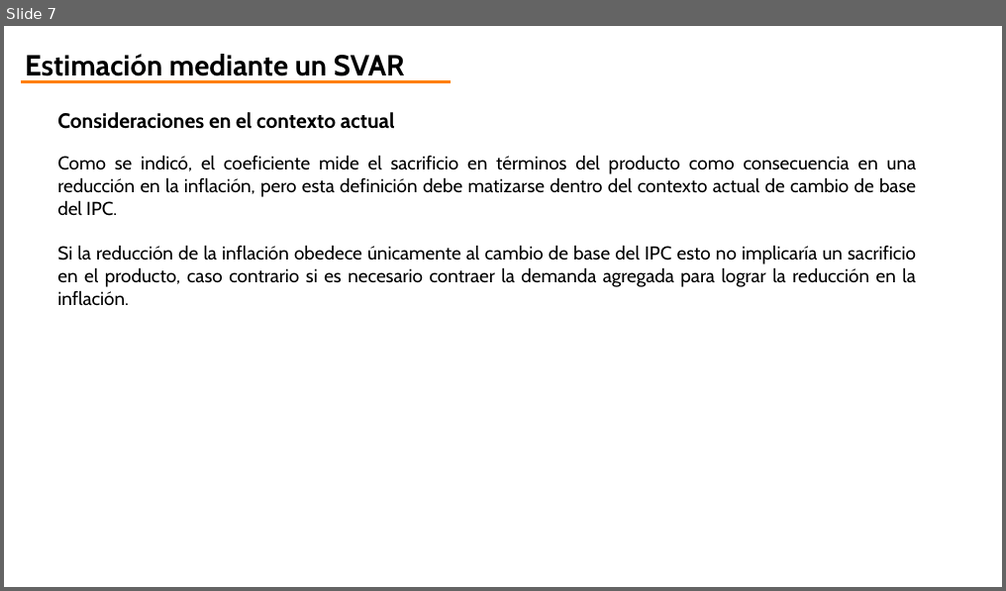
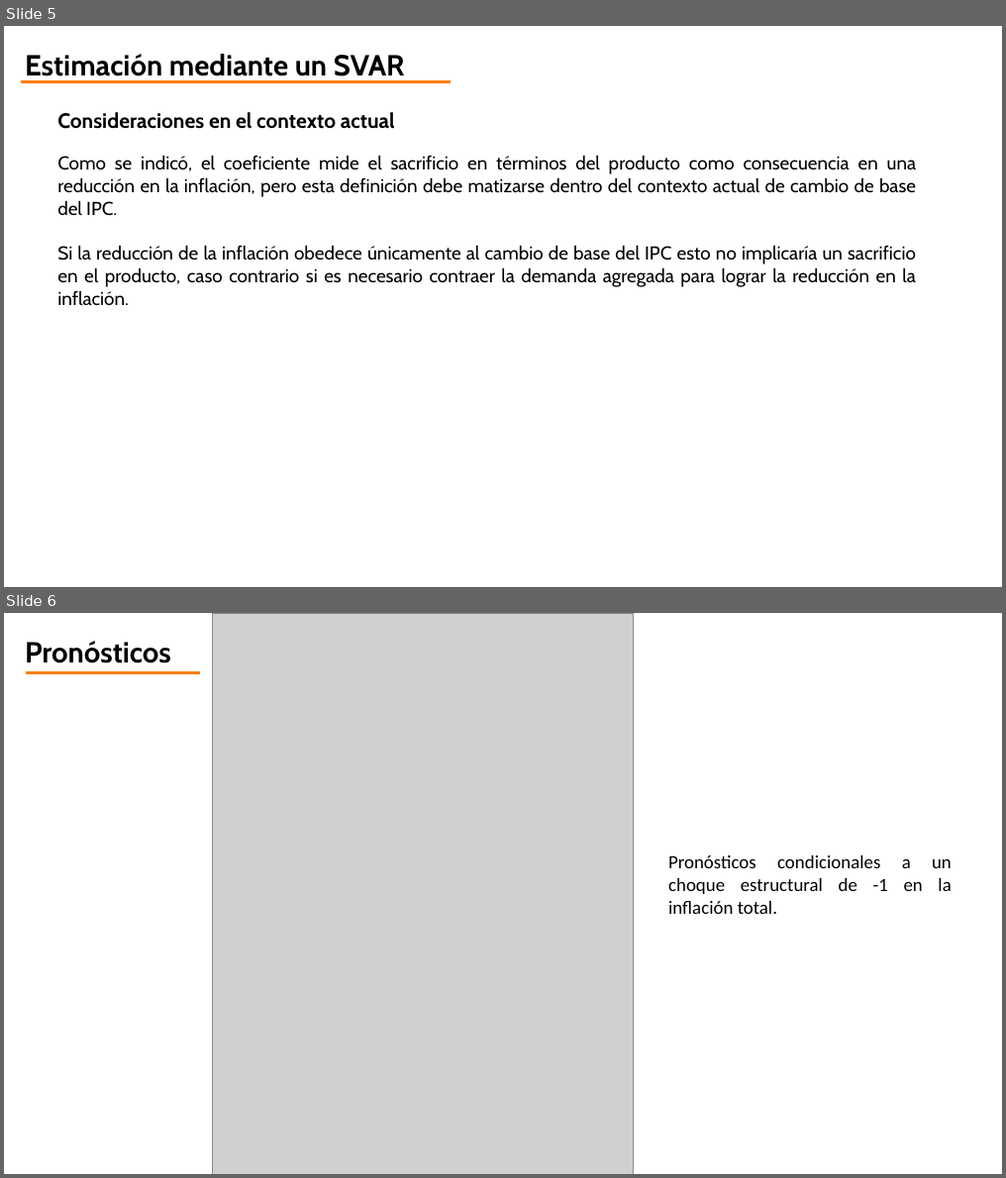
Before and after one commit to jorgeorenos/VAR_estimation, a slide deck: doc/Coeficiente de sacrificio.pptx. Shown one above the other, each under a label of ours: slide 7 before the commit, slides 5 and 6 after it. The pictures are 1006x591 and 1006x1178 pixels, drawn with LibreOffice and Linux fonts; fonts in the diff are those of the drawing; grey boxes stand for pictures; background and template pictures are left out. Boxes give left, top, right and bottom in pixels: in the first picture for what was removed or moved away, otherwise in the second. Text is boxed around its words. In the diff, an @@ line names an element or a change of style, - is before the commit and + after.

```diff
--- a/doc/Coeficiente de sacrificio.pptx
+++ b/doc/Coeficiente de sacrificio.pptx
@@ slide 6 added at [4, 613, 1002, 1174], background #FFFFFF @@
@@ text added at [25, 641, 171, 663], 28 pt, text #000000, bold @@
+Pronósticos
@@ picture added at [213, 613, 634, 1174] @@
@@ line added from (26, 672) to (199, 672), #FF7F00 3 pt @@
@@ text added at [668, 856, 951, 914], 18 pt, text #000000 @@
+Pronósticos condicionales a un choque estructural de -1 en la inflación total.
@@ what was slide 7 is now slide 5 @@
```
Also in this commit, not shown: 1 slide changed, 2 other slides added, 2 slides removed, 8 other files.
